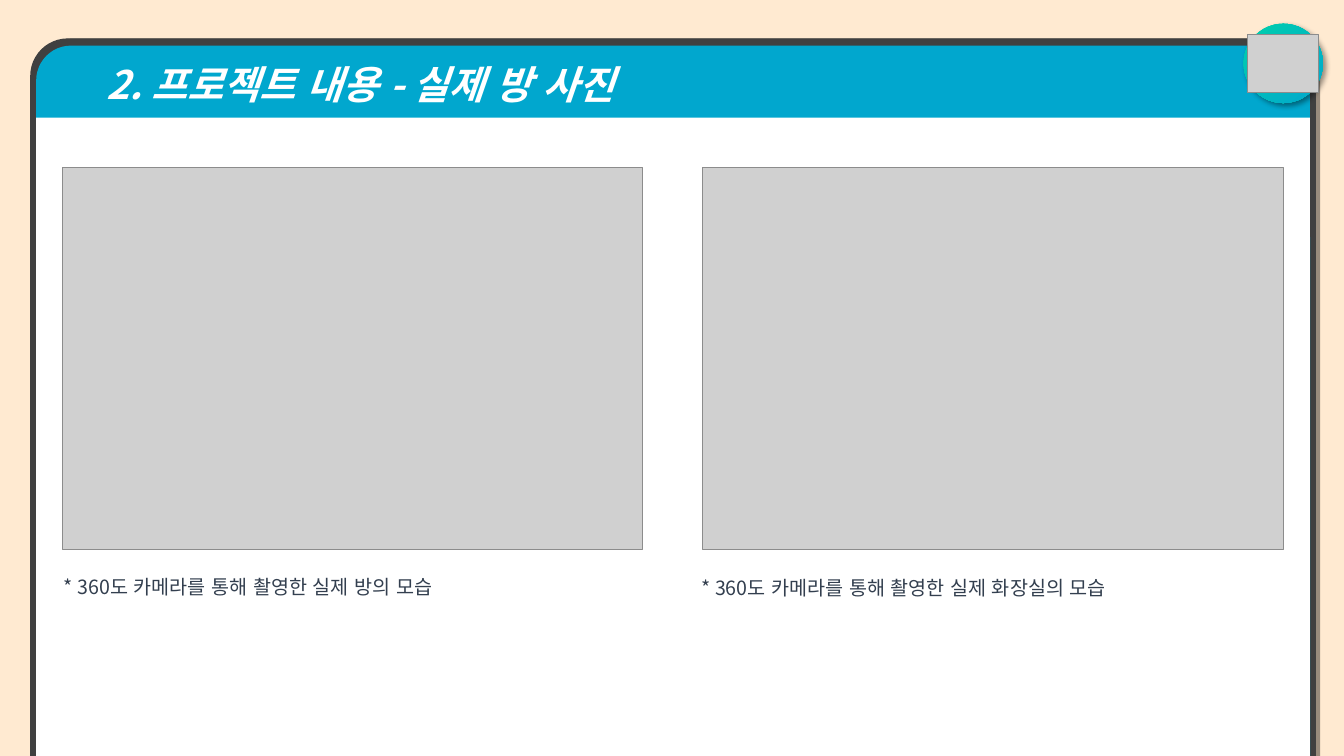
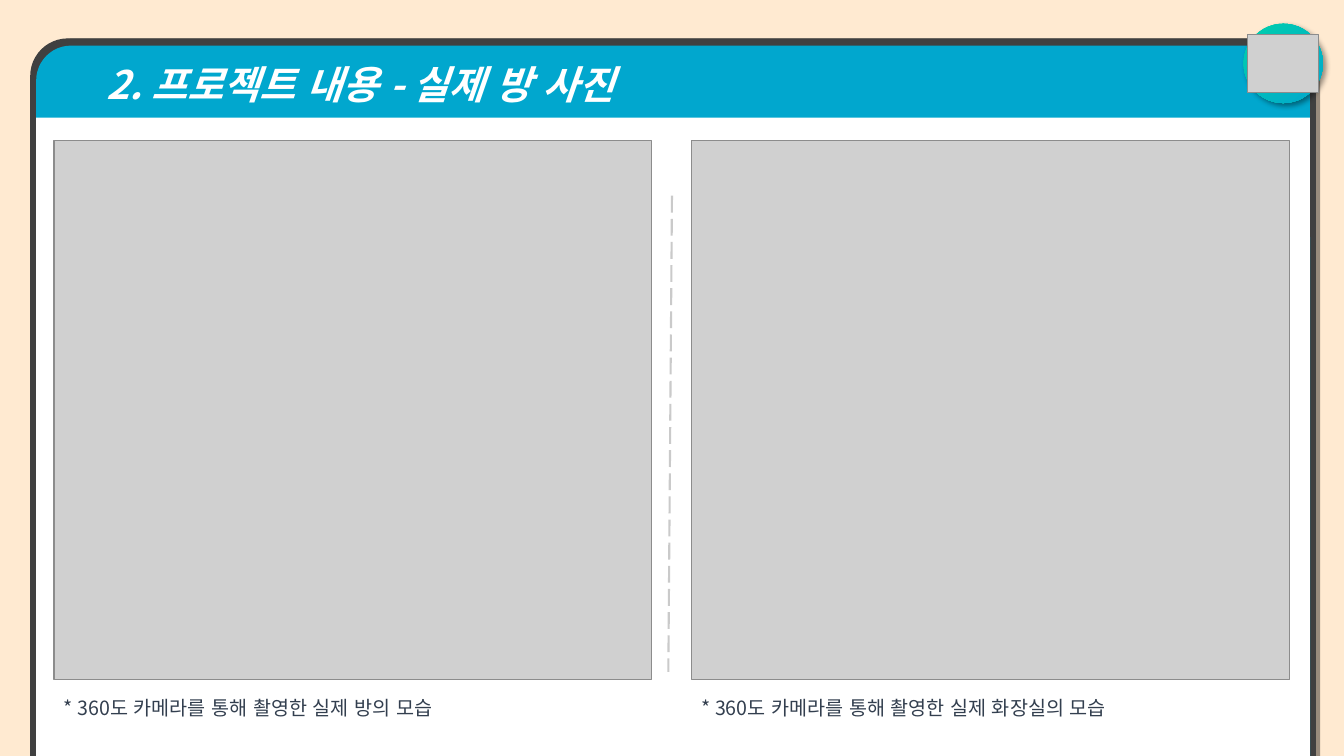
Before and after one commit to jangho1016/2022_1_CapstoneDesign, a slide deck: slide 7 of Final Assignments/파라노이드 팀 발표용 PPT.pptx. Drawn at 1344x756 pixels with LibreOffice and Linux fonts; fonts in the diff are those of the drawing; grey boxes stand for pictures. Boxes give left, top, right and bottom in pixels: in the first picture for what was removed or moved away, otherwise in the second. Text is boxed around its words. In the diff, an @@ line names an element or a change of style, - is before the commit and + after.

```diff
--- a/Final Assignments/파라노이드 팀 발표용 PPT.pptx
+++ b/Final Assignments/파라노이드 팀 발표용 PPT.pptx
@@ picture: place and size @@
-picture at (63,167,643,549)
+picture at (54,141,652,680)
@@ picture: place and size @@
-picture at (703,167,1284,549)
+picture at (692,141,1291,680)
@@ line added from (673, 196) to (668, 673), #CACACA 1.5 pt dashed @@
@@ text "* 360도 카메라를 통해 촬영한 ...": place and size @@
-text "* 360도 카메라를 통해 촬영한 ..." at (78,577,432,596)
+text "* 360도 카메라를 통해 촬영한 ..." at (78,698,432,717)
@@ text "* 360도 카메라를 통해 촬영한 ...": place and size @@
-text "* 360도 카메라를 통해 촬영한 ..." at (715,578,1106,597)
+text "* 360도 카메라를 통해 촬영한 ..." at (715,698,1106,717)
```
Also in this commit, not shown: 7 other slides changed, 1 slide added, 2 slides removed, 1 other file.
